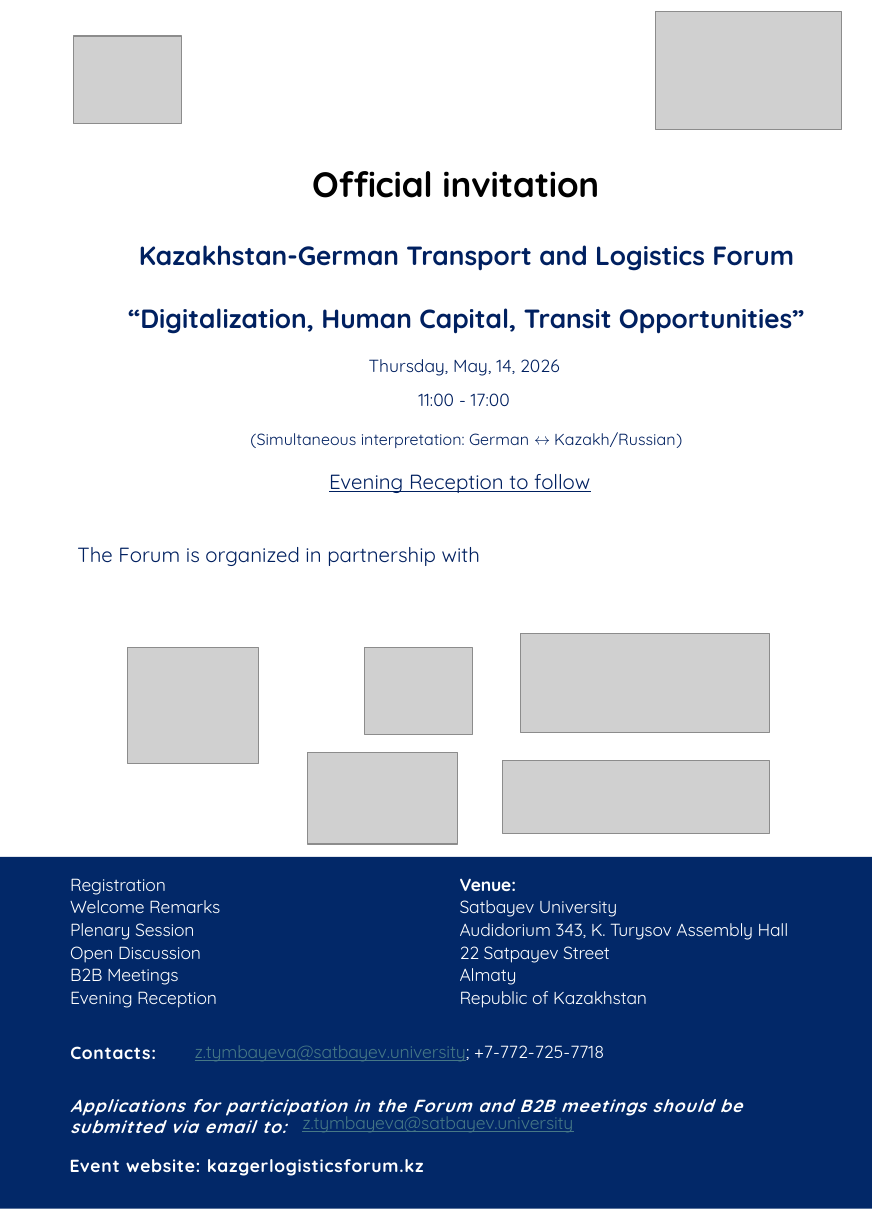
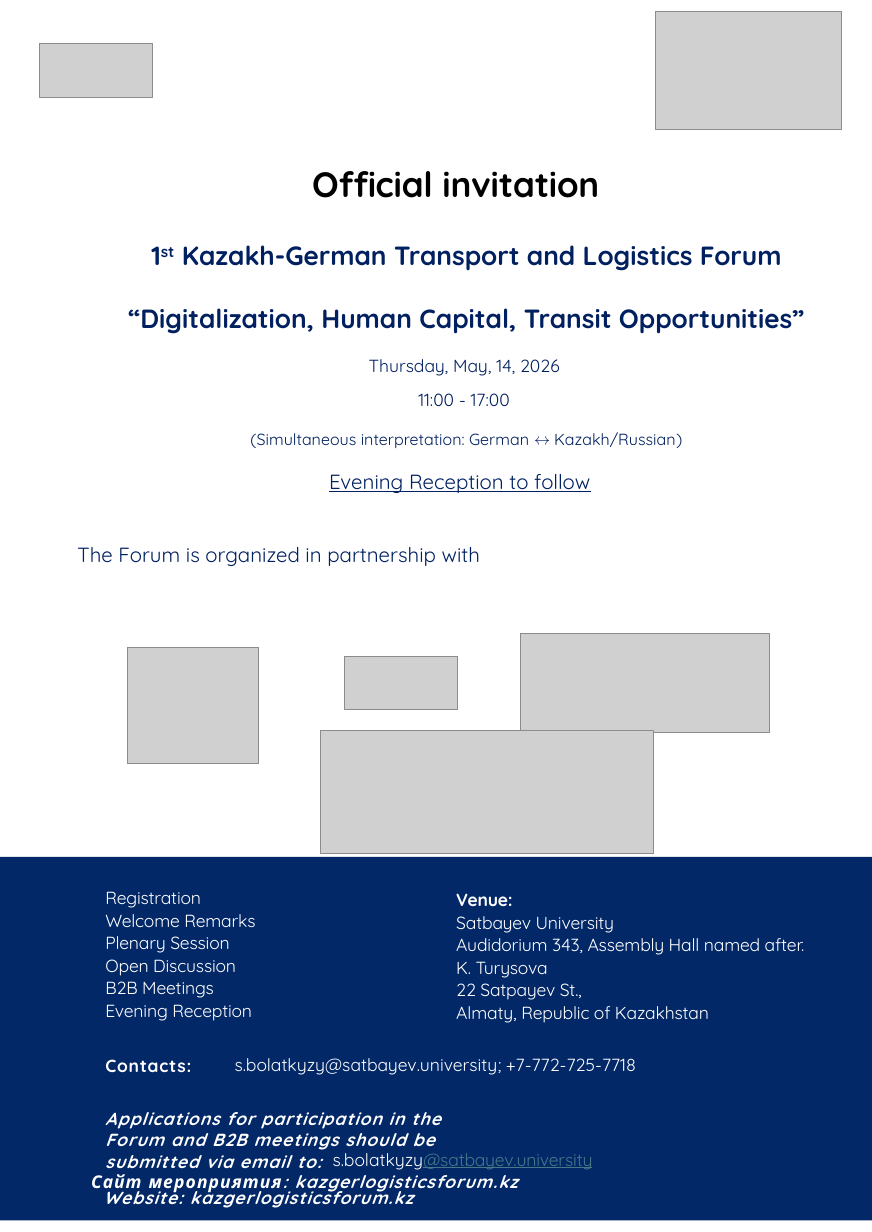
Before and after one commit to zvezdd/KazForum-Logistics, a slide deck: slide 1 of public/program-en.pptx. Drawn at 872x1232 pixels with LibreOffice and Linux fonts; fonts in the diff are those of the drawing; grey boxes stand for pictures. Boxes give left, top, right and bottom in pixels: in the first picture for what was removed or moved away, otherwise in the second. Text is boxed around its words. In the diff, an @@ line names an element or a change of style, - is before the commit and + after.

```diff
--- a/public/program-en.pptx
+++ b/public/program-en.pptx
@@ picture added at (39,44,152,98) @@
@@ picture removed at (74,36,181,123) @@
@@ text at (182,245,782,271): text changed @@
-Kazakhstan-German Transport and Logistics Forum
+1st Kazakh-German Transport and Logistics Forum
@@ picture added at (344,656,457,710) @@
@@ picture removed at (364,648,472,735) @@
@@ picture added at (320,731,654,853) @@
@@ picture removed at (308,753,458,845) @@
@@ picture removed at (502,761,769,834) @@
@@ rectangle: place and size @@
-rectangle at (0,857,872,1209)
+rectangle at (0,857,872,1221)
@@ text "Registration": place and size @@
-text "Registration" at (70,878,220,1008)
+text "Registration" at (105,891,255,1021)
@@ text "Venue:": place and size @@
-text "Venue:" at (460,878,789,1008)
+text "Venue:" at (456,893,805,1023)
@@ text at (456,938,805,1023): text changed @@
-Audidorium 343, K. Turysov Assembly Hall
-22 Satpayev Street
-Almaty
-Republic of Kazakhstan
+Audidorium 343, Assembly Hall named after.
+K. Turysova
+22 Satpayev St.,
+Almaty, Republic of Kazakhstan
@@ text "Contacts:": place and size @@
-text "Contacts:" at (70,1046,156,1059)
+text "Contacts:" at (105,1059,191,1072)
@@ text at (235,1058,636,1075): text changed; text colour #467886 to #FFFFFF @@
-z.tymbayeva@satbayev.university; +7-772-725-7718
+s.bolatkyzy@satbayev.university; +7-772-725-7718
@@ text "Applications for participation in the ..." rewrapped from (70,1099,742,1133) to (105,1112,441,1168) @@
@@ text added at (91,1168,518,1194), 12 pt, text #FFFFFF, bold, italic @@
+Сайт мероприятия: kazgerlogisticsforum.kz
@@ text at (333,1153,593,1170): text changed @@
-z.tymbayeva@satbayev.university
+s.bolatkyzy@satbayev.university
@@ text at (104,1185,413,1208): text changed; italic on @@
-Event website: kazgerlogisticsforum.kz
+Website: kazgerlogisticsforum.kz
```
Also in this commit, not shown: 2 other slides changed, 5 other files.
